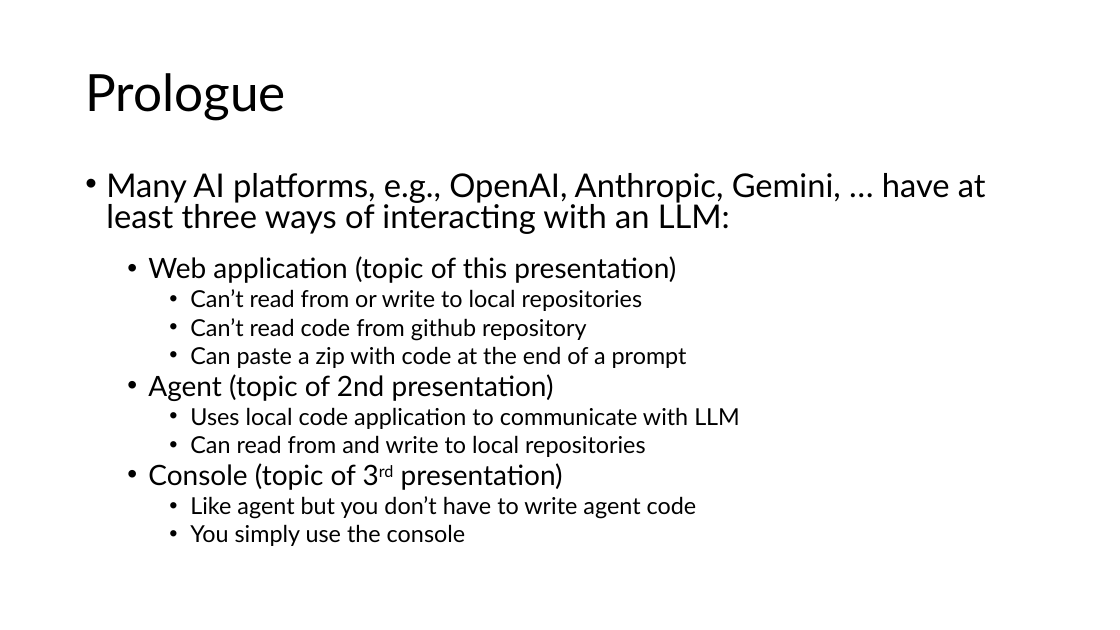
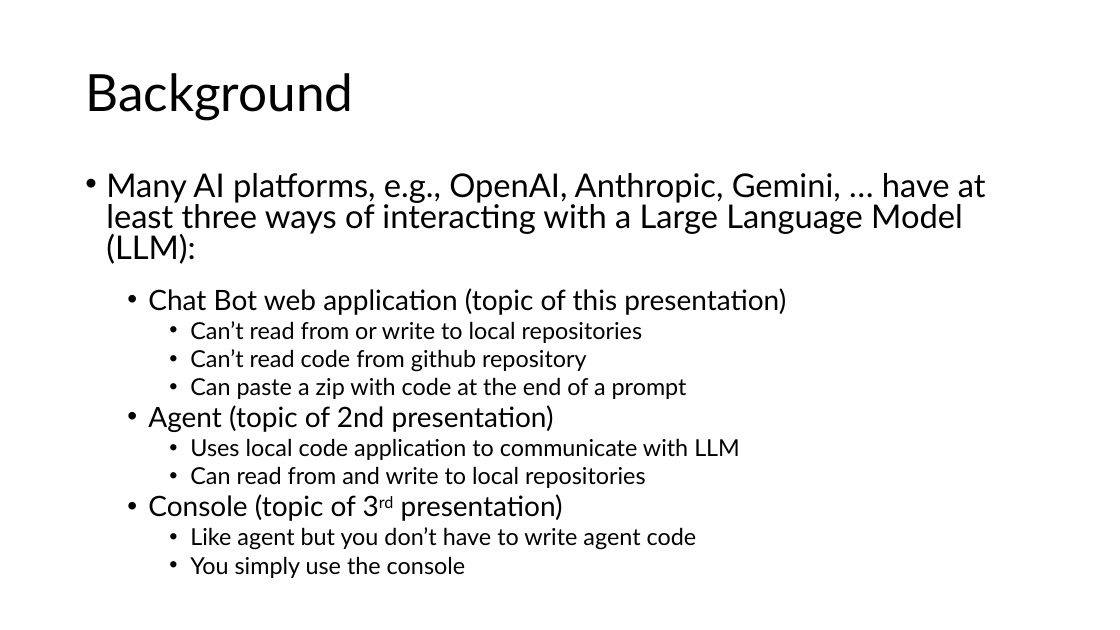
Before and after one commit to JimFawcett/NewSite, a slide deck: slide 3 of documents/AI Chat Bots.pptx (slide 2 before the commit). Drawn at 1120x630 pixels with LibreOffice and Linux fonts; fonts in the diff are those of the drawing. Boxes give left, top, right and bottom in pixels: in the first picture for what was removed or moved away, otherwise in the second. Text is boxed around its words. In the diff, an @@ line names an element or a change of style, - is before the commit and + after.

```diff
--- a/documents/AI Chat Bots.pptx
+++ b/documents/AI Chat Bots.pptx
@@ title at box(85, 73, 353, 120): text changed @@
-Prologue
+Background
@@ text at box(106, 173, 986, 315): text changed @@
-• Many AI platforms, e.g., OpenAI, Anthropic, Gemini, … have at least three ways of interacting with an LLM:
-  • Web application (topic of this presentation)
+• Many AI platforms, e.g., OpenAI, Anthropic, Gemini, … have at least three ways of interacting with a Large Language Model (LLM):
+  • Chat Bot web application (topic of this presentation)
```
Also in this commit, not shown: 4 other slides changed, 2 slides added, 2 other files.
